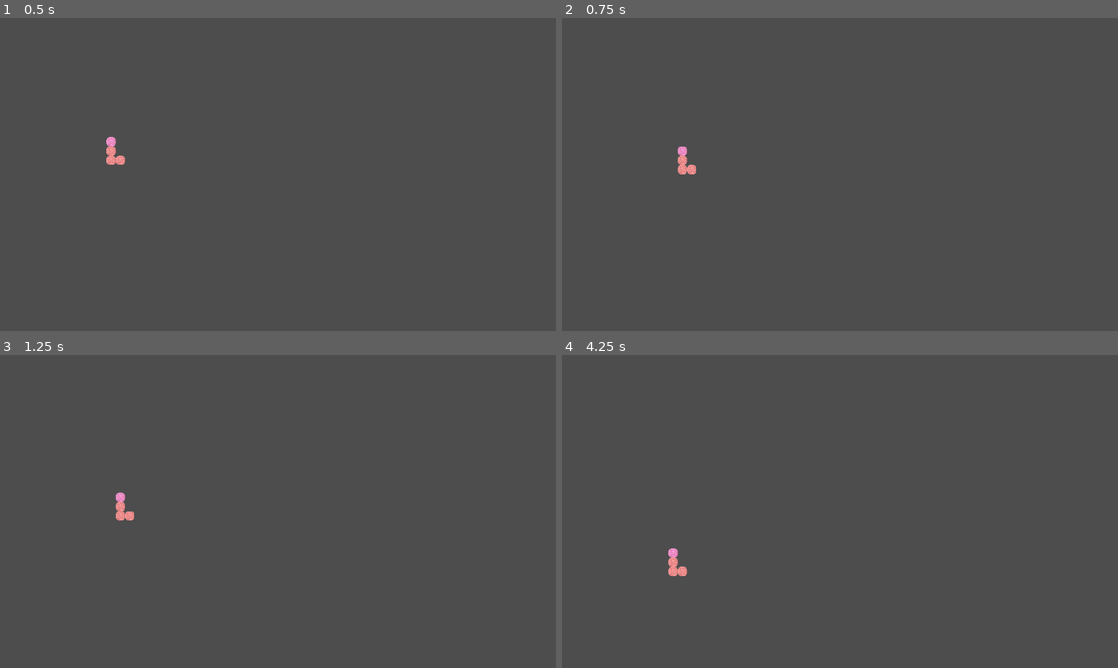
Above: before the commit, frames 1-4 (two rows, left to right).
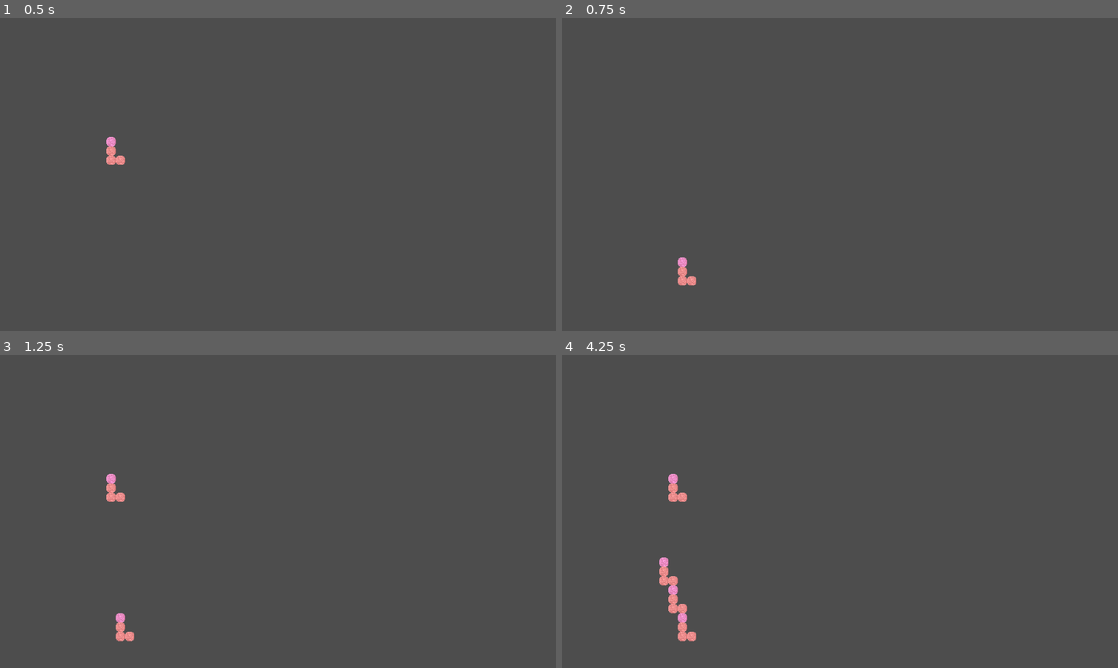
Above: after the commit, the same moments.

Repository: Paradox694/Aerial-Survivor
Game: Godot game, scene res://Grid/GridTest.tscn
Same seed, same stepped clock (60 frames per second), same inputs: the game is played once before the commit and once after it.
Inputs:
- Up to frame 1 (0.5 s): no input
- Up to frame 2 (0.75 s): tap Enter at 0.5 s; hold D (MoveBlockRight) from 0.53 s (still down); hold S (DropBlock, bound only after the commit) from 0.53 s (still down)
- Up to frame 3 (1.25 s): keep holding D (MoveBlockRight); keep holding S (DropBlock, bound only after the commit)
- Up to frame 4 (4.25 s): release D (MoveBlockRight) at 1.28 s; release S (DropBlock, bound only after the commit) at 1.28 s; hold A (MoveBlockLeft) 1.28-2.03 s; tap S (DropBlock, bound only after the commit) at 1.35, 2.85 s; tap Space at 2 s; hold S (DropBlock, bound only after the commit) 2.03-2.78 s; hold D (MoveBlockRight) 2.03-3.53 s; tap Enter at 3.5 s; hold A (MoveBlockLeft) from 3.53 s (still down); hold S (DropBlock, bound only after the commit) from 3.53 s (still down)

Frame 1 is identical in both runs. In frame 2, 0.4% of the frame differs, in the area x 20-25%, y 41-86%; in frame 3, 0.5%; in frame 4, 0.9%, in the area x 17-25%, y 38-92%.

Commit message:
added block drop, added special reset to stop the falling if a reset occurs

Diff:
--- a/Grid/MainGridSystem.gd
+++ b/Grid/MainGridSystem.gd
@@ -28,7 +28,7 @@
 var FBGRowSize = 4
 #extra varibles for the fallingBlockGrid
 var FBGReferenceLocation : Vector2i
-
+var FBGDropReset : bool = false
 
 func _init():
 	#setting the main grid to correct size and filling it
@@ -66,6 +66,14 @@
 			checkFBGridOutOfBounds()
 
 
+func _physics_process(delta):
+
+	if(Input.is_action_just_pressed("DropBlock")):
+		FBGDropReset = false
+
+	if(!FBGDropReset):
+		if(Input.is_action_pressed("DropBlock")):
+			FBGBlockFall()
 
 
 #draws all the clouds in the grid
@@ -216,6 +224,7 @@
 				MainGridWrite(FBGRead(c,r), c + FBGReferenceLocation.x, r + FBGReferenceLocation.y)
 	CheckForLineClear()
 	FBGReferenceLocation = FBGResetPosition
+	FBGDropReset = true
 	#add code to change block
 
 func _on_grid_block_fall_timer_timeout():
--- a/project.godot
+++ b/project.godot
@@ -47,3 +47,8 @@
 "events": [Object(InputEventKey,"resource_local_to_scene":false,"resource_name":"","device":-1,"window_id":0,"alt_pressed":false,"shift_pressed":false,"ctrl_pressed":false,"meta_pressed":false,"pressed":false,"keycode":0,"physical_keycode":65,"key_label":0,"unicode":97,"echo":false,"script":null)
 ]
 }
+DropBlock={
+"deadzone": 0.5,
+"events": [Object(InputEventKey,"resource_local_to_scene":false,"resource_name":"","device":-1,"window_id":0,"alt_pressed":false,"shift_pressed":false,"ctrl_pressed":false,"meta_pressed":false,"pressed":false,"keycode":0,"physical_keycode":83,"key_label":0,"unicode":115,"echo":false,"script":null)
+]
+}
